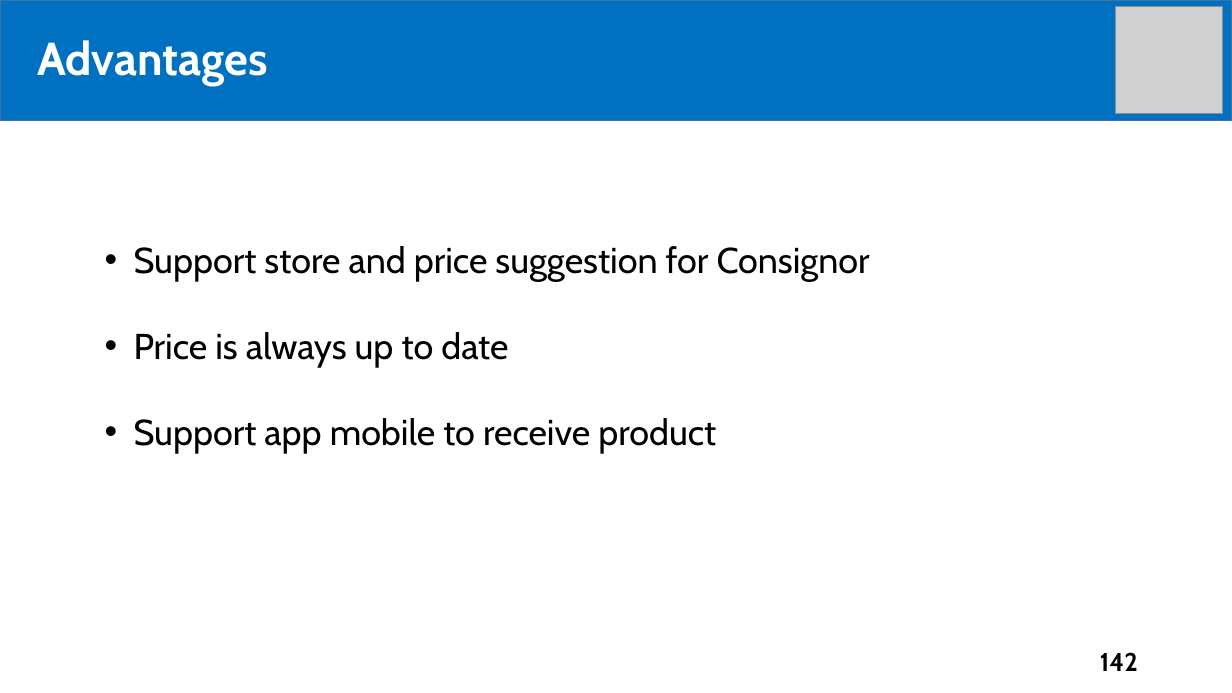
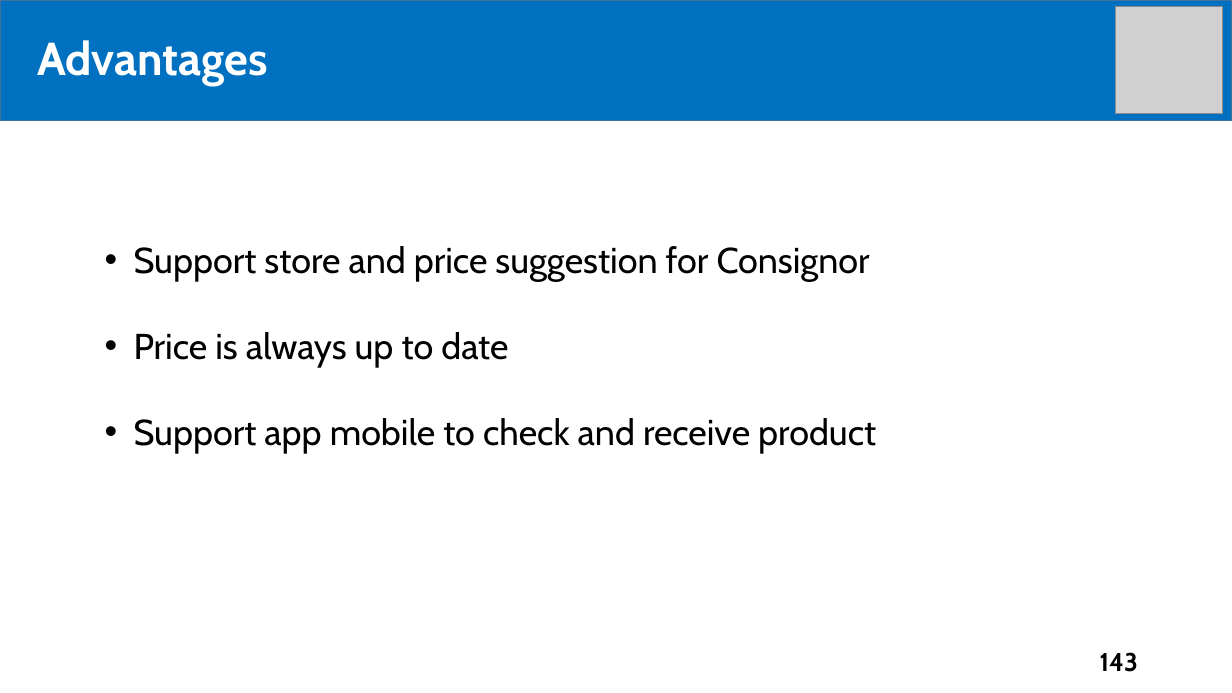
Before and after one commit to tiendan3108/CP, a slide deck: slide 143 of Source/Presentation/PreFinalPresentation.pptx (slide 142 before the commit). Drawn at 1232x693 pixels with LibreOffice and Linux fonts; fonts in the diff are those of the drawing; grey boxes stand for pictures. Boxes give left, top, right and bottom in pixels: in the first picture for what was removed or moved away, otherwise in the second. Text is boxed around its words. In the diff, an @@ line names an element or a change of style, - is before the commit and + after.

Commit message:
update

```diff
--- a/Source/Presentation/PreFinalPresentation.pptx
+++ b/Source/Presentation/PreFinalPresentation.pptx
@@ text at <box>134,418,876,454</box>: text changed @@
-• Support app mobile to receive product
+• Support app mobile to check and receive product
@@ page number at <box>1100,652,1138,672</box>: text changed @@
-142
+143
```
Also in this commit, not shown: 9 other slides changed, 1 slide added.
